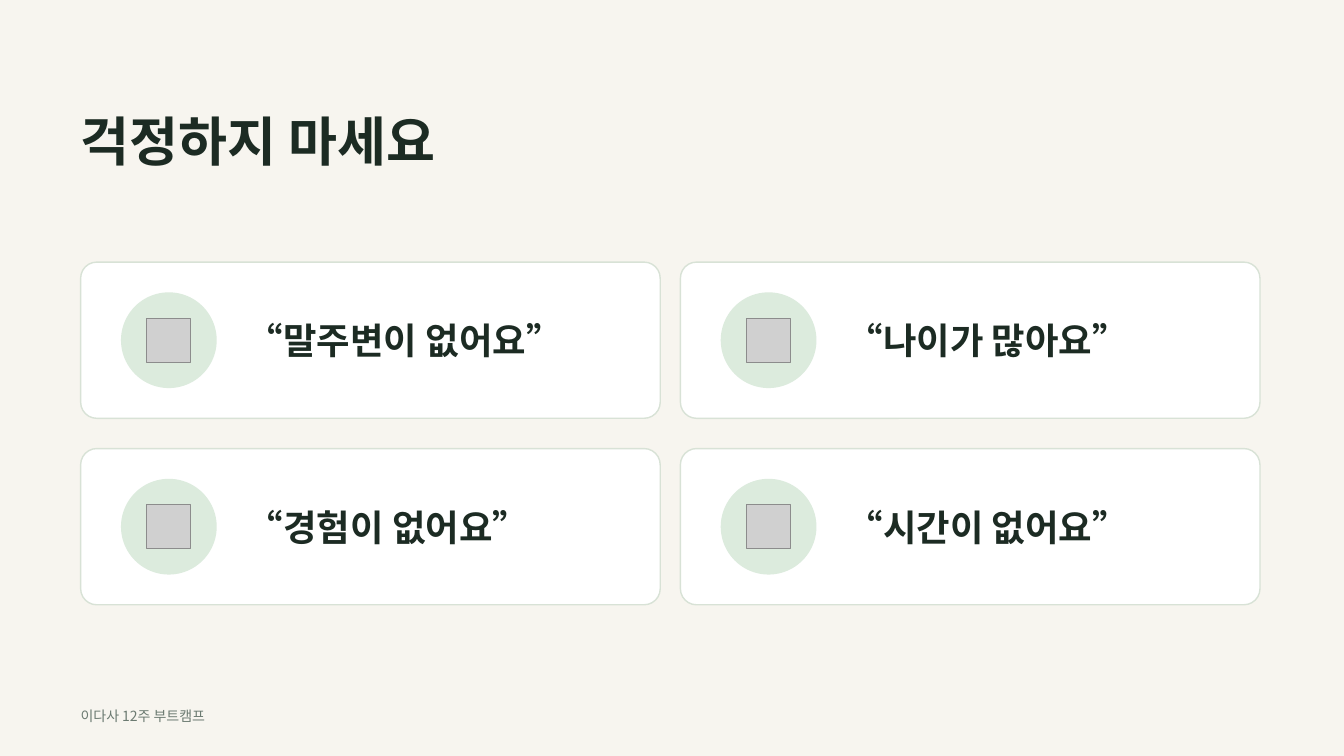
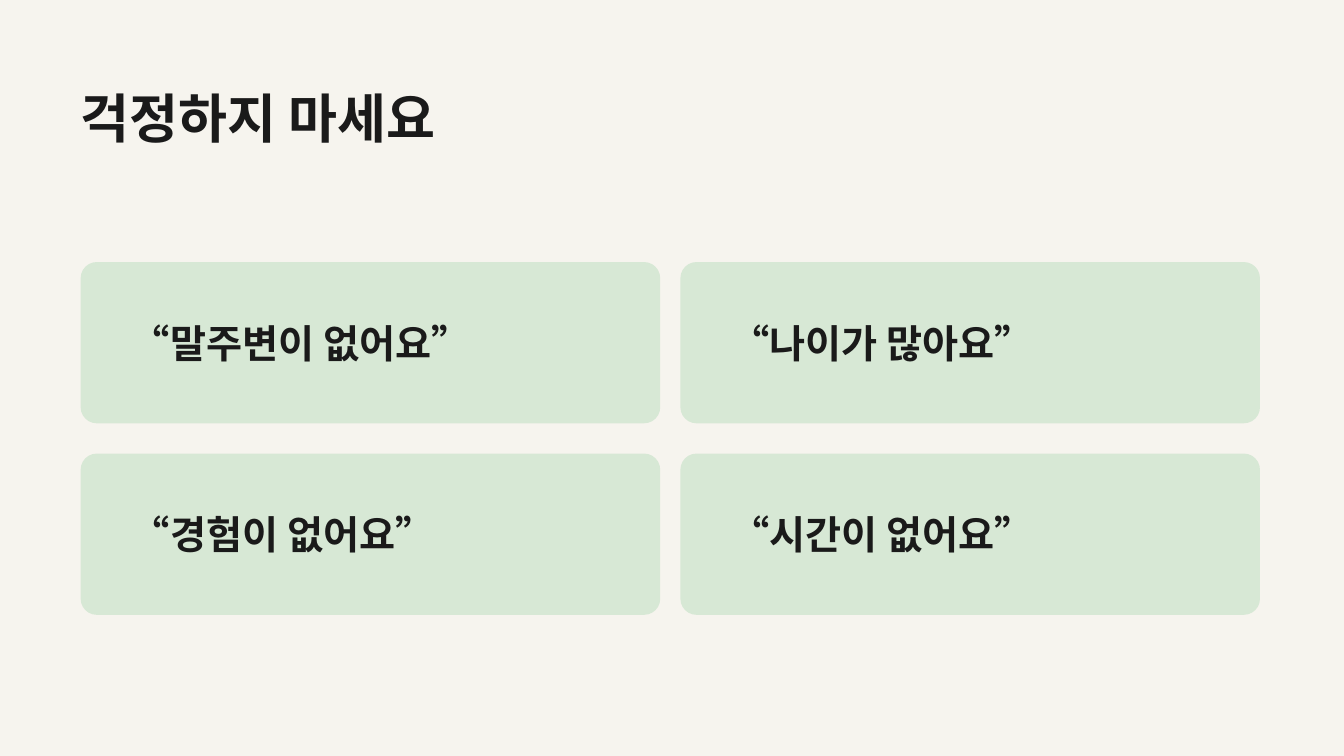
Before and after one commit to wnsgh55811-boop/speed, a slide deck: slide 28 of idasa-ot/이다사_12주부트캠프_OT.pptx (slide 29 before the commit). Drawn at 1344x756 pixels with LibreOffice and Linux fonts; fonts in the diff are those of the drawing; grey boxes stand for pictures. Boxes give left, top, right and bottom in pixels: in the first picture for what was removed or moved away, otherwise in the second. Text is boxed around its words. In the diff, an @@ line names an element or a change of style, - is before the commit and + after.

```diff
--- a/idasa-ot/이다사_12주부트캠프_OT.pptx
+++ b/idasa-ot/이다사_12주부트캠프_OT.pptx
@@ background #F7F5EF to #F6F4EE @@
@@ title "걱정하지 마세요": place and size @@
-title "걱정하지 마세요" at box(81, 116, 436, 166)
+title "걱정하지 마세요" at box(81, 93, 436, 143)
@@ title "걱정하지 마세요" at box(81, 93, 436, 143): text colour #1C2B23 to #1A1A1A @@
@@ rounded rectangle: place and size @@
-rounded rectangle at box(81, 262, 660, 418)
+rounded rectangle at box(81, 262, 660, 423)
@@ text "“말주변이 없어요”": place and size @@
-text "“말주변이 없어요”" at box(247, 323, 563, 358)
+text "“말주변이 없어요”" at box(131, 324, 470, 362)
@@ rounded rectangle: place and size @@
-rounded rectangle at box(681, 262, 1260, 418)
+rounded rectangle at box(681, 262, 1260, 423)
@@ text "“나이가 많아요”": place and size @@
-text "“나이가 많아요”" at box(847, 323, 1129, 358)
+text "“나이가 많아요”" at box(731, 324, 1034, 362)
@@ ellipse removed at box(121, 292, 217, 388) @@
@@ ellipse removed at box(721, 292, 817, 388) @@
@@ picture removed at box(147, 319, 192, 363) @@
@@ picture removed at box(747, 319, 791, 363) @@
@@ rounded rectangle: place and size @@
-rounded rectangle at box(81, 449, 660, 605)
+rounded rectangle at box(81, 454, 660, 615)
@@ ellipse removed at box(121, 479, 217, 575) @@
@@ text "“경험이 없어요”": place and size @@
-text "“경험이 없어요”" at box(247, 510, 529, 545)
+text "“경험이 없어요”" at box(131, 515, 434, 553)
@@ fill #FFFFFF to #D7E8D5; outline #D8E2D6 1 pt to none; proportions changed in 4 elements at box(81, 262, 660, 423), box(681, 262, 1260, 423), box(81, 454, 660, 615), box(681, 454, 1260, 615) @@
@@ rounded rectangle: place and size @@
-rounded rectangle at box(681, 449, 1260, 605)
+rounded rectangle at box(681, 454, 1260, 615)
@@ ellipse removed at box(721, 479, 817, 575) @@
@@ size 26 to 28 pt, text colour #1C2B23 to #1A1A1A in 4 elements at box(131, 324, 470, 362), box(731, 324, 1034, 362), box(131, 515, 434, 553), box(731, 515, 1034, 553) @@
@@ text "“시간이 없어요”": place and size @@
-text "“시간이 없어요”" at box(847, 510, 1129, 545)
+text "“시간이 없어요”" at box(731, 515, 1034, 553)
@@ picture removed at box(147, 505, 192, 549) @@
@@ picture removed at box(747, 505, 791, 549) @@
@@ text removed at box(81, 709, 205, 722) @@
-이다사 12주 부트캠프
```
Also in this commit, not shown: 29 other slides changed, 1 slide removed, 3 other files.
